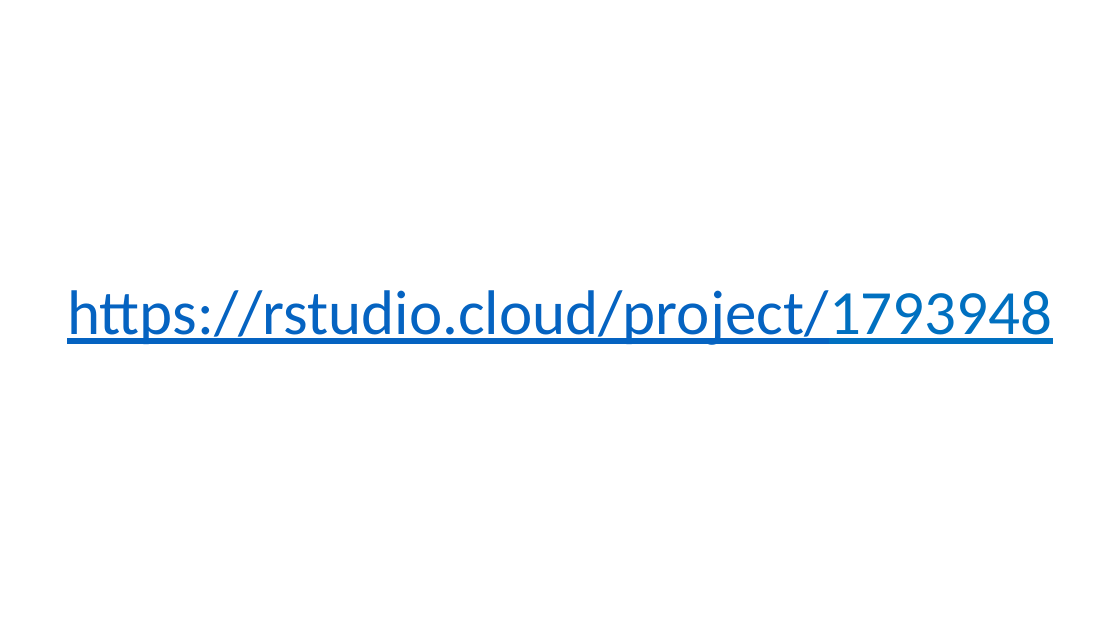
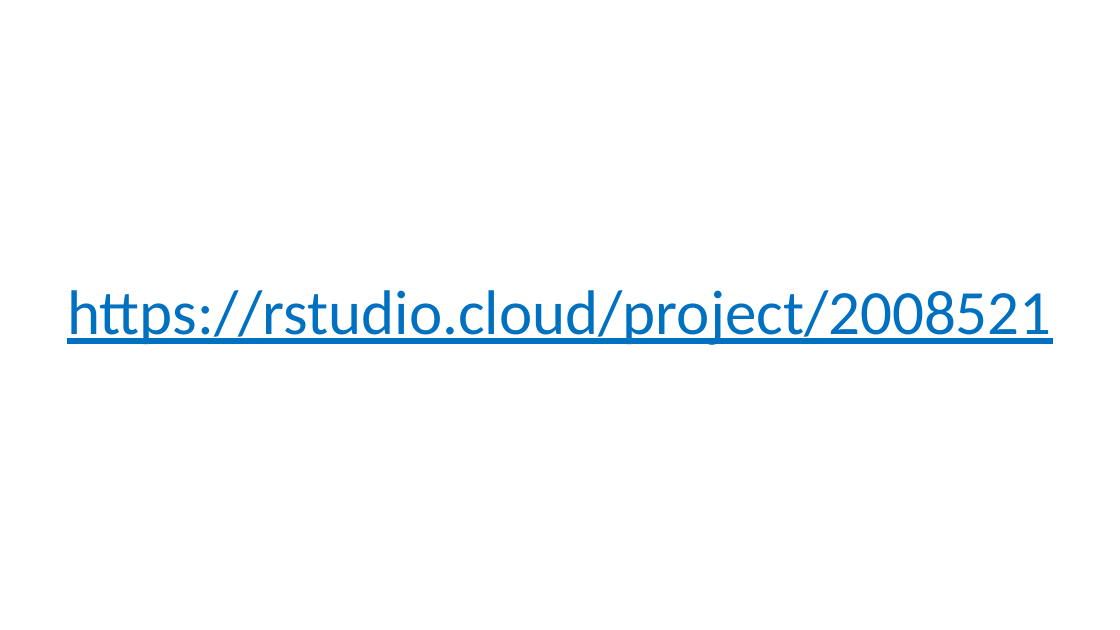
Before and after one commit to skadauke/intro-to-r-for-clinicians-chop, a slide deck: slide 1 of slides/99 - RStudio.cloud Setup.pptx. Drawn at 1120x630 pixels with LibreOffice and Linux fonts; fonts in the diff are those of the drawing. Boxes give left, top, right and bottom in pixels: in the first picture for what was removed or moved away, otherwise in the second. Text is boxed around its words. In the diff, an @@ line names an element or a change of style, - is before the commit and + after.

Commit message:
Update rstudio.cloud project slides

```diff
--- a/slides/99 - RStudio.cloud Setup.pptx
+++ b/slides/99 - RStudio.cloud Setup.pptx
@@ text at (67, 290, 1051, 345): text changed; text colour #0563C1 to #0070C0 @@
-https://rstudio.cloud/project/1793948
+https://rstudio.cloud/project/2008521
```
Also in this commit, not shown: 1 other file.
